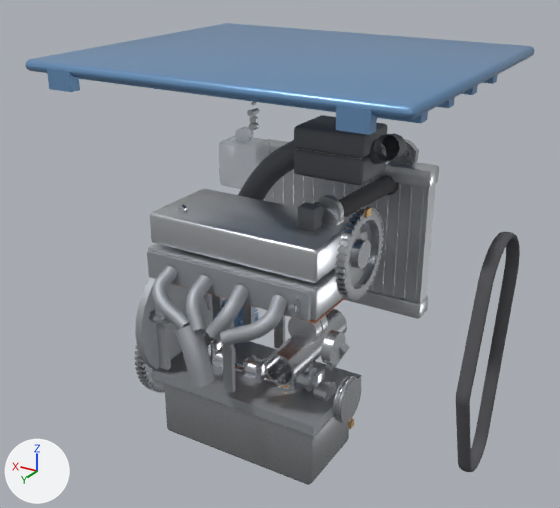
A saved change to the glTF model web/public/models/motor-inline4.glb.
Camera for both pictures: a 50 mm camera at (-0.843, 1.297, 1.289) aimed at (0.003, -0.113, 0.583). The axes (+X, +Y, +Z) are drawn at lower left. The lights are the same throughout. The first picture is the older version. Where no turn or scale is listed for an object, it has been applied to the vertices.

The scene before the commit, as lines of its bpy script (objects in view):
```python
ob_gergi_rulmani = bpy.data.objects.new('gergi_rulmani', me_gergi_rulmani)
ob_gergi_rulmani.location = (-0.235, 0.075, 0.5)
ob_kam_kasnagi = bpy.data.objects.new('kam_kasnagi', me_kam_kasnagi)
ob_kam_kasnagi.location = (-0.235, -0.035, 0.665)
ob_karter = bpy.data.objects.new('karter', me_karter)
ob_karter.location = (0.0, 0.0, 0.225)
ob_krank_kasnagi = bpy.data.objects.new('krank_kasnagi', me_krank_kasnagi)
ob_krank_kasnagi.location = (-0.235, 0.0, 0.335)
ob_krank_mili = bpy.data.objects.new('krank_mili', me_krank_mili)
ob_krank_mili.location = (-0.18, 0.0, 0.335)
ob_silindir_1 = bpy.data.objects.new('silindir_1', me_silindir_1)
ob_silindir_1.location = (-0.135, 0.0, 0.44)
ob_supap_kapagi = bpy.data.objects.new('supap_kapagi', me_supap_kapagi)
ob_supap_kapagi.location = (0.0, 0.0, 0.678)
ob_triger_kayisi = bpy.data.objects.new('triger_kayisi', me_triger_kayisi)
ob_triger_kayisi.location = (0.0, 0.0, 0.0)
ob_ust_hortum = bpy.data.objects.new('ust_hortum', me_ust_hortum)
ob_ust_hortum.location = (0.0, 0.0, 0.0)
# also in view: 'kaput' at (0.0, -0.159, 1.006); 'bobin_1' at (-0.135, 0.0, 0.72); 'silindir_kapagi' at (0.0, -0.016, 0.6); 'piston' at (-0.135, 0.0, 0.488); 'blok' at (0.005, 0.0, 0.43)
```
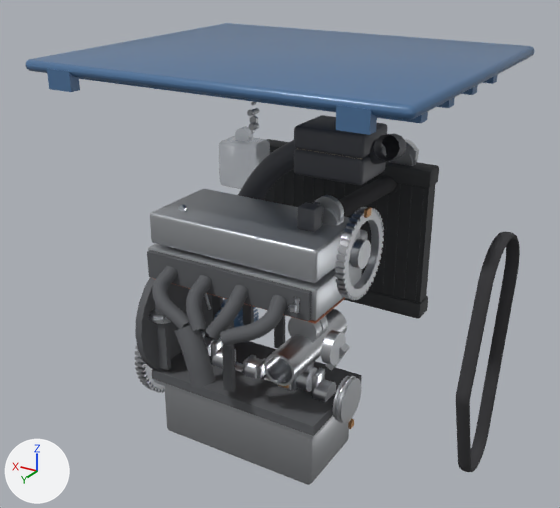
Where the change shows, as pixel boxes [x1, y1, x2, y2] in the pictures (560 x 508 px):
```json
{"object": "kaput", "change": "recoloured, surface changed", "before": [25, 23, 535, 135], "after": [25, 23, 535, 135]}
{"object": "blok", "change": "recoloured, surface changed", "before": [135, 277, 362, 436], "after": [135, 277, 362, 436], "on screen": "grey to dark grey"}
{"object": "radyator", "change": "recoloured, surface changed", "before": [263, 139, 439, 319], "after": [263, 139, 439, 319], "on screen": "light grey to dark grey"}
{"object": "egzoz_manifoldu", "change": "recoloured, surface changed", "before": [147, 250, 312, 387], "after": [147, 250, 312, 387], "on screen": "grey to dark grey"}
{"object": "triger_kayisi", "change": "recoloured", "before": [456, 232, 520, 472], "after": [456, 232, 520, 472], "on screen": "darker"}
{"object": "silindir_kapagi", "change": "recoloured, surface changed", "before": [148, 243, 362, 321], "after": [148, 243, 362, 321]}
{"object": "ust_hortum", "change": "recoloured", "before": [339, 176, 399, 217], "after": [339, 176, 399, 217]}
{"object": "krank_kasnagi", "change": "surface changed", "before": [333, 376, 361, 423], "after": [333, 376, 361, 423]}
{"object": "piston", "change": "recoloured, surface changed", "before": [288, 315, 328, 343], "after": [288, 315, 328, 343]}
{"object": "bobin_1", "change": "recoloured", "before": [297, 202, 321, 232], "after": [297, 202, 321, 232], "on screen": "grey to dark grey"}
{"object": "biyel", "change": "surface changed", "before": [296, 362, 318, 392], "after": [296, 362, 318, 392]}
{"object": "yag_filtresi", "change": "recoloured, surface changed", "before": [214, 299, 259, 327], "after": [214, 299, 259, 327], "on screen": "darker"}
{"object": "buji_yeni_1", "change": "recoloured, surface changed", "before": [247, 102, 259, 133], "after": [247, 102, 259, 133]}
{"object": "yag_basinc_manometresi", "change": "surface changed", "before": [149, 310, 171, 324], "after": [149, 310, 171, 324]}
{"object": "kapak_contasi", "change": "recoloured, surface changed", "before": [153, 278, 345, 324], "after": [153, 278, 345, 324]}
{"object": "emme_manifoldu", "change": "recoloured, surface changed", "before": [360, 229, 368, 240], "after": [360, 229, 368, 240]}
{"object": "yag_cubugu", "change": "surface changed", "before": [204, 293, 211, 310], "after": [204, 293, 211, 310]}
{"object": "motor_kapagi_civata", "change": "surface changed", "before": [178, 204, 187, 211], "after": [178, 204, 187, 211]}
{"object": "bobin_soket_1", "change": "recoloured", "before": [313, 202, 320, 205], "after": [313, 202, 320, 205]}
{"object": "hava_filtresi", "change": "surface changed", "before": [302, 149, 362, 159], "after": [302, 149, 362, 159]}
```

The change, as JSON lines over the scene's bpy script:
```json
{"op": "set", "path": "mat_kaucuk.base_color", "old": "(0.09, 0.09, 0.1)", "new": "(0.038, 0.038, 0.042)", "note": "dark grey #555559 -> dark grey #37373a"}
{"op": "set", "path": "mat_celik.roughness", "old": "0.25", "new": "0.28"}
{"op": "set", "path": "mat_dokum.base_color", "old": "(0.42, 0.44, 0.47)", "new": "(0.115, 0.12, 0.13)", "note": "grey #adb1b6 -> dark grey #5f6165"}
{"op": "set", "path": "mat_dokum.metallic", "old": "0.75", "new": "0.2"}
{"op": "set", "path": "mat_dokum.roughness", "old": "0.62", "new": "0.8"}
{"op": "set", "path": "mat_plastik.base_color", "old": "(0.14, 0.15, 0.17)", "new": "(0.085, 0.09, 0.105)", "note": "grey #696c73 -> dark grey #52555b"}
{"op": "set", "path": "mat_alu.base_color", "old": "(0.68, 0.7, 0.73)", "new": "(0.5, 0.52, 0.545)", "note": "light grey #d7dade -> light grey #bcbfc3"}
{"op": "set", "path": "mat_alu.roughness", "old": "0.34", "new": "0.44"}
{"op": "set", "path": "mat_filtre.roughness", "old": "0.9", "new": "0.95"}
{"op": "set", "path": "mat_conta.metallic", "old": "0.1", "new": "0.0"}
{"op": "set", "path": "mat_conta.base_color", "old": "(0.75, 0.3, 0.18)", "new": "(0.56, 0.19, 0.095)", "note": "beige #e19576 -> orange #c57957"}
{"op": "set", "path": "mat_conta.roughness", "old": "0.7", "new": "0.78"}
{"op": "set", "path": "mat_boya.base_color", "old": "(0.16, 0.32, 0.55)", "new": "(0.075, 0.17, 0.33)", "note": "blue #6f99c4 -> blue #4d739b"}
{"op": "set", "path": "mat_boya.metallic", "old": "0.35", "new": "0.05"}
{"op": "set", "path": "mat_boya.roughness", "old": "0.3", "new": "0.28"}
{"op": "add", "block": "mat_petek", "code": ["mat_petek = principled_material('petek')", "mat_petek.base_color = (0.055, 0.058, 0.062)  # dark grey #424446", "mat_petek.metallic = 0.35", "mat_petek.roughness = 0.72"]}
{"block": "me_radyator", "where": "me_radyator.from_pydata(...)  # 248 vertices, 420 faces; spans x -0.245..0.245, y -0.03..0.03, z -0.197..0.197"}
{"op": "remove", "block": "me_radyator", "code": "me_radyator.materials.append(mat_alu)  # light grey #d7dade"}
{"op": "add", "block": "me_radyator", "code": "me_radyator.materials.append(mat_petek)  # dark grey #424446"}
```
